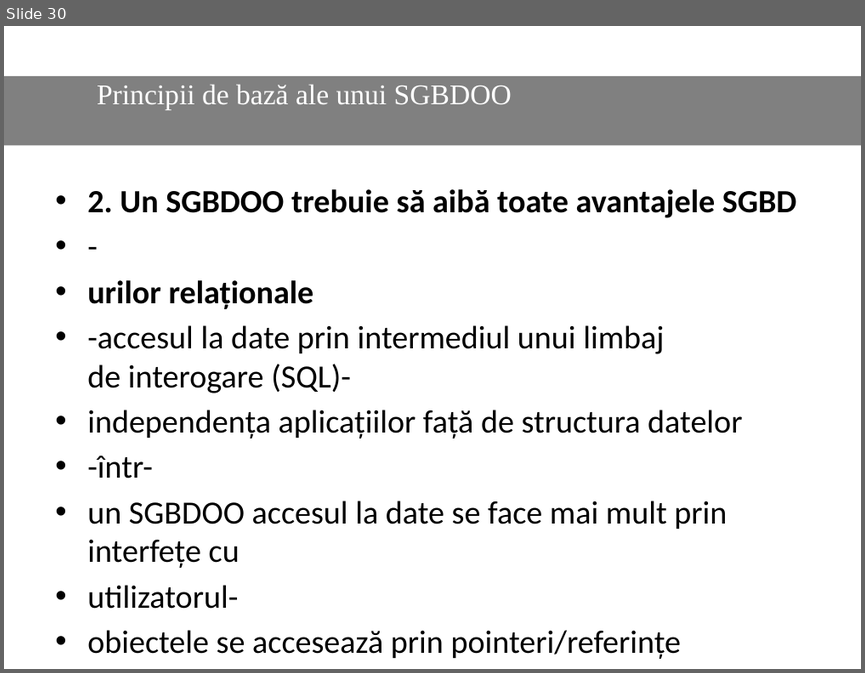
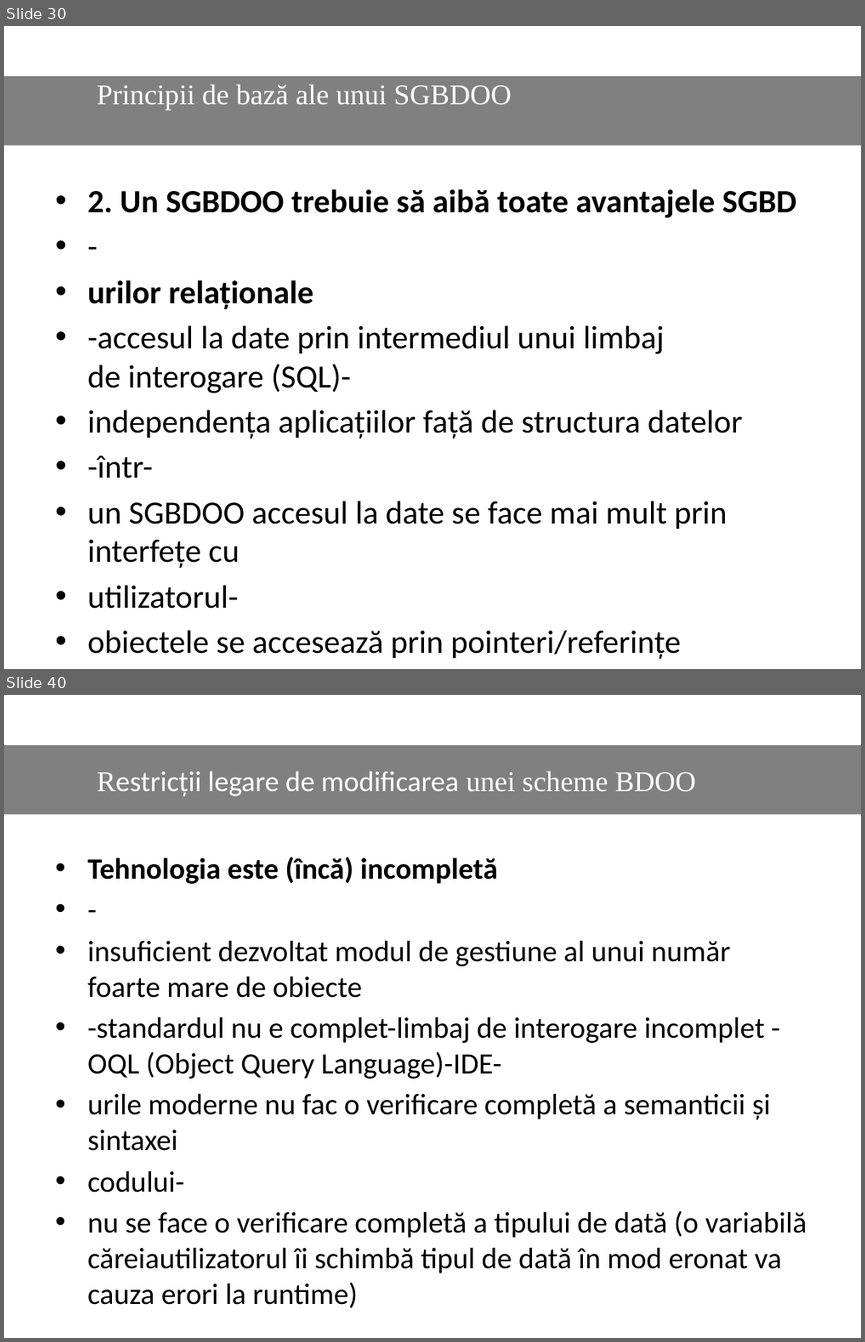
Before and after one commit to Dani25/BDOO, a slide deck: bdoo.pptx. Shown one above the other, each under a label of ours: slide 30 before the commit, slides 30 and 40 after it; the slides between them are not shown. The pictures are 865x673 and 865x1342 pixels, drawn with LibreOffice and Linux fonts; fonts in the diff are those of the drawing. Boxes give left, top, right and bottom in pixels: in the first picture for what was removed or moved away, otherwise in the second. Text is boxed around its words. In the diff, an @@ line names an element or a change of style, - is before the commit and + after.

```diff
--- a/bdoo.pptx
+++ b/bdoo.pptx
@@ slide 40 added at [4, 695, 861, 1338], background #FFFFFF @@
@@ rectangle added at [4, 744, 861, 814], fill #808080, 24 pt, text #FFFFFF @@
+Restricții legare de modificarea unei scheme BDOO
@@ text added at [87, 857, 806, 1273], 24.8 pt, text #000000 @@
+• Tehnologia este (încă) incompletă
+• -
+• insuficient dezvoltat modul de gestiune al unui număr foarte mare de obiecte
+• -standardul nu e complet-limbaj de interogare incomplet -OQL (Object Query Language)-IDE-
+• urile moderne nu fac o verificare completă a semanticii și sintaxei
+• codului-
+• nu se face o verificare completă a tipului de dată (o variabilă căreiautilizatorul îi schimbă tipul de dată în mod eronat va cauza erori la runtime)
```
Also in this commit, not shown: 13 other slides added, 2 slides removed.
